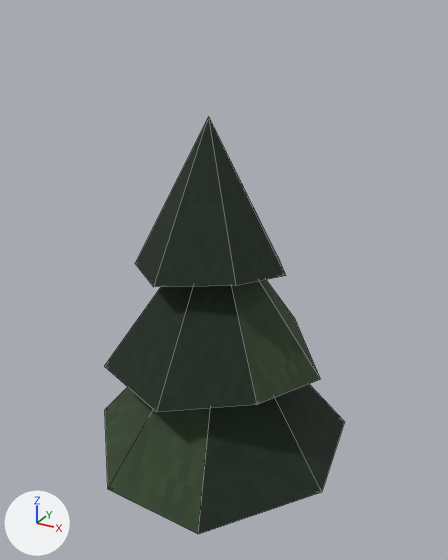
One commit to the glTF model assets/scenery/tree_pine.glb: the scene before it, then after it.
The view is the same before and after, from a 50 mm lens placed at (2.97, -5.2, 5.41), pointed at (0.03, 0.15, 2.74). Arrows for +X, +Y and +Z are at lower left; the lights stay in place. The first picture is the older version. Mesh edges are drawn as thin lines. Vertices at exactly the same position are counted once.

Objects in the first picture: 'tree_pine'.
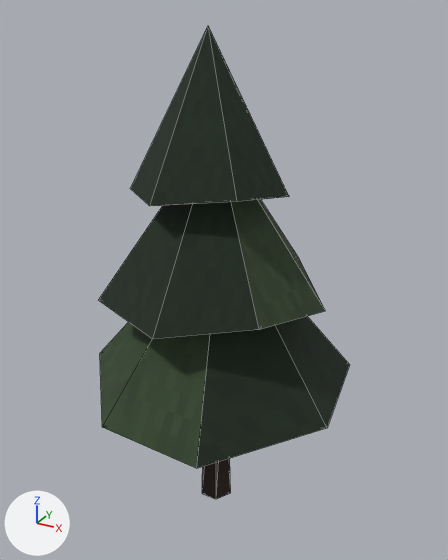
What differs and where, as boxes [x1, y1, x2, y2] in the pictures (448 x 560 px; the box of a moved part takes in the faces that stretch with it):
'tree_pine', reshaped (13% taller): before [104, 117, 344, 534]; after [98, 26, 350, 499]
part 1 of me_tree_pine, moved or reshaped: before [135, 117, 286, 287]; after [131, 26, 289, 206]
part 2 of me_tree_pine, moved or reshaped: before [105, 384, 344, 534]; after [100, 316, 350, 468]
part 3 of me_tree_pine, moved or reshaped: before [104, 280, 320, 412]; after [98, 200, 325, 339]
part 4 of me_tree_pine, moved or reshaped (not visible before): after [202, 458, 231, 499]

The change, as a list of edits to the scene's bpy script:
```text
Change me_tree_pine:
    used by ob_tree_pine; location = (0.0, 0.0, 0.0)
    remove me_tree_pine.from_pydata(...)  # 36 vertices, 56 faces; spans x -1.4..1.45, y -1.36..1.55, z 0.0..4.46
    add me_tree_pine.from_pydata(...)  # 36 vertices, 56 faces; spans x -1.4..1.45, y -1.36..1.55, z 0.0..5.26
    me_tree_pine part 1: the loose piece of 8 vertices spanning x -0.73..0.79, y -0.78..0.79, z 2.94..4.46 is moved by (0.0, 0.0, 0.8)
    me_tree_pine part 2: the loose piece of 8 vertices spanning x -1.4..1.45, y -1.36..1.55, z 0.74..2.67 is moved by (0.0, 0.0, 0.8)
    me_tree_pine part 3: the loose piece of 8 vertices spanning x -1.11..1.17, y -1.15..1.08, z 1.82..3.55 is moved by (0.0, 0.0, 0.8)
    me_tree_pine part 4
    me_tree_pine.vertices[6].co: (0.14, 0.0, 1.3) -> (0.13, 0.0, 2.1)
    me_tree_pine.vertices[7].co: (0.07, 0.12, 1.3) -> (0.06, 0.11, 2.1)
    me_tree_pine.vertices[8].co: (-0.07, 0.12, 1.3) -> (-0.06, 0.11, 2.1)
    me_tree_pine.vertices[9].co: (-0.14, 0.0, 1.3) -> (-0.13, 0.0, 2.1)
    me_tree_pine.vertices[10].co: (-0.07, -0.12, 1.3) -> (-0.06, -0.11, 2.1)
    me_tree_pine.vertices[11].co: (0.07, -0.12, 1.3) -> (0.06, -0.11, 2.1)
```
